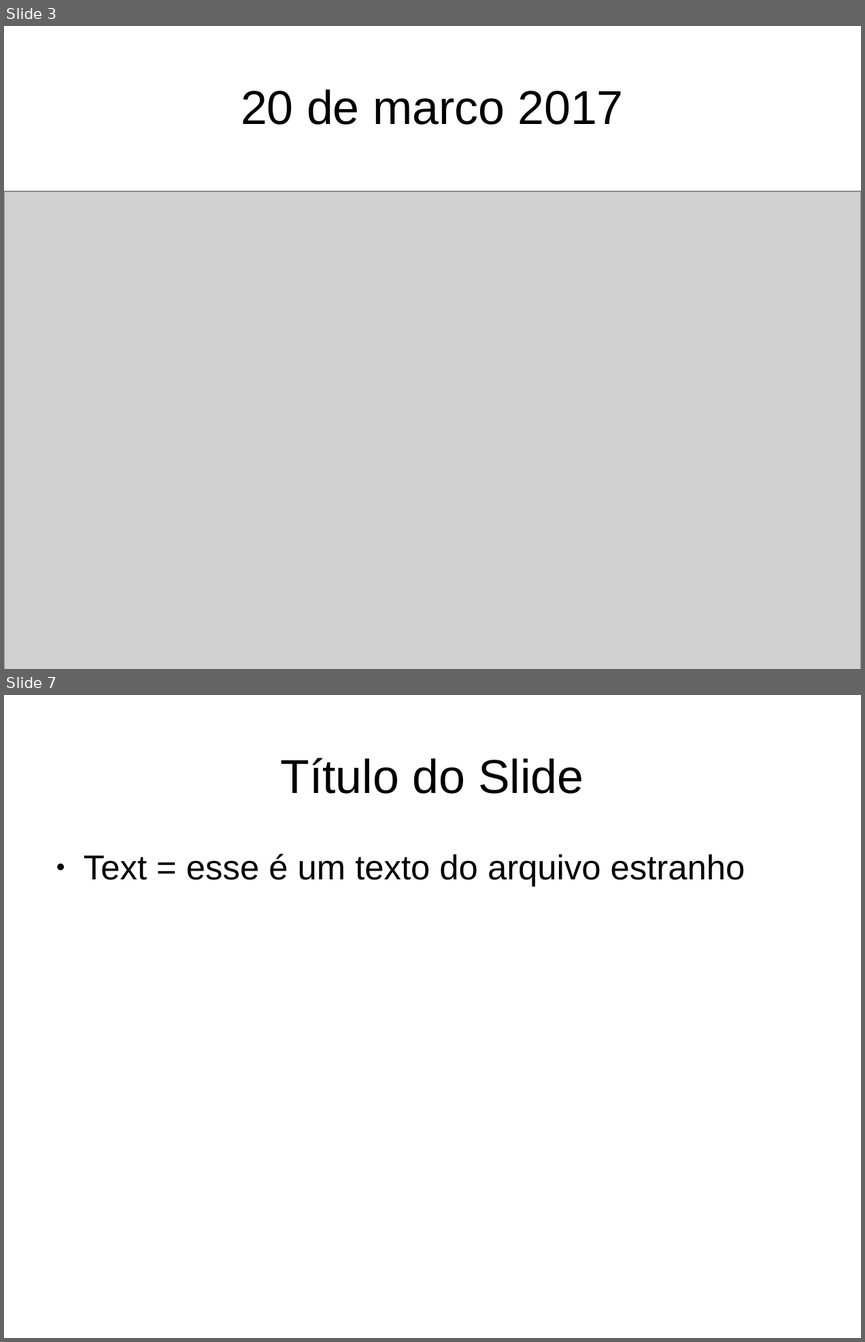
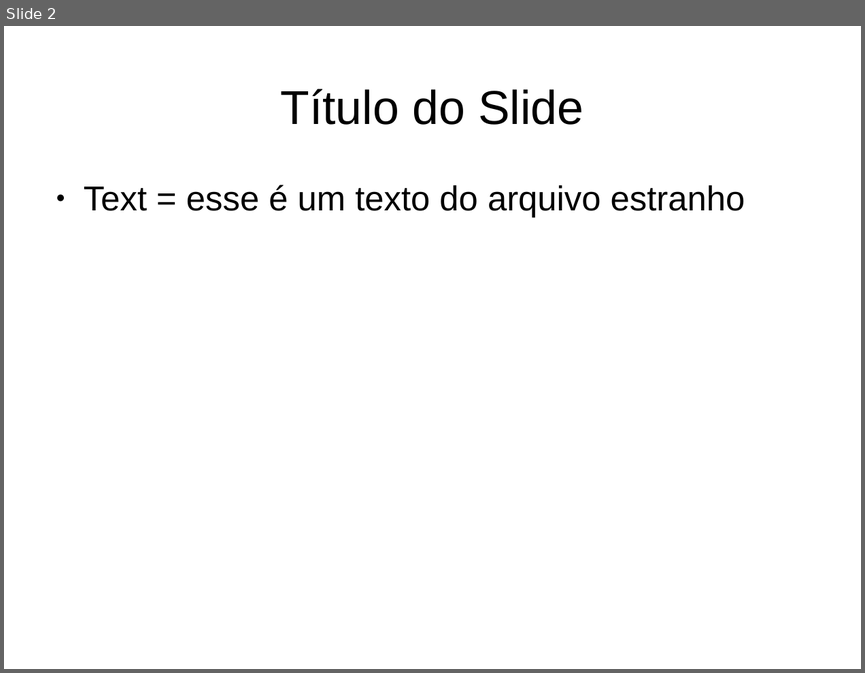
Before and after one commit to githubtutorial2017/tutorialgithub, a slide deck: arquivos_estranhos.odp. Shown one above the other, each under a label of ours: slides 3 and 7 before the commit, slide 2 after it; the slides between them are not shown. The pictures are 865x1342 and 865x673 pixels, drawn with LibreOffice and Linux fonts; fonts in the diff are those of the drawing; grey boxes stand for pictures. Boxes give left, top, right and bottom in pixels: in the first picture for what was removed or moved away, otherwise in the second. Text is boxed around its words. In the diff, an @@ line names an element or a change of style, - is before the commit and + after.

```diff
--- a/arquivos_estranhos.odp
+++ b/arquivos_estranhos.odp
@@ slide 3 removed at [4,26,861,669], background #FFFFFF @@
@@ title removed at [241,89,623,125] @@
-20 de marco 2017
@@ picture removed at [4,192,861,669] @@
@@ what was slide 7 is now slide 2 @@
```
Also in this commit, not shown: 4 other slides removed.
